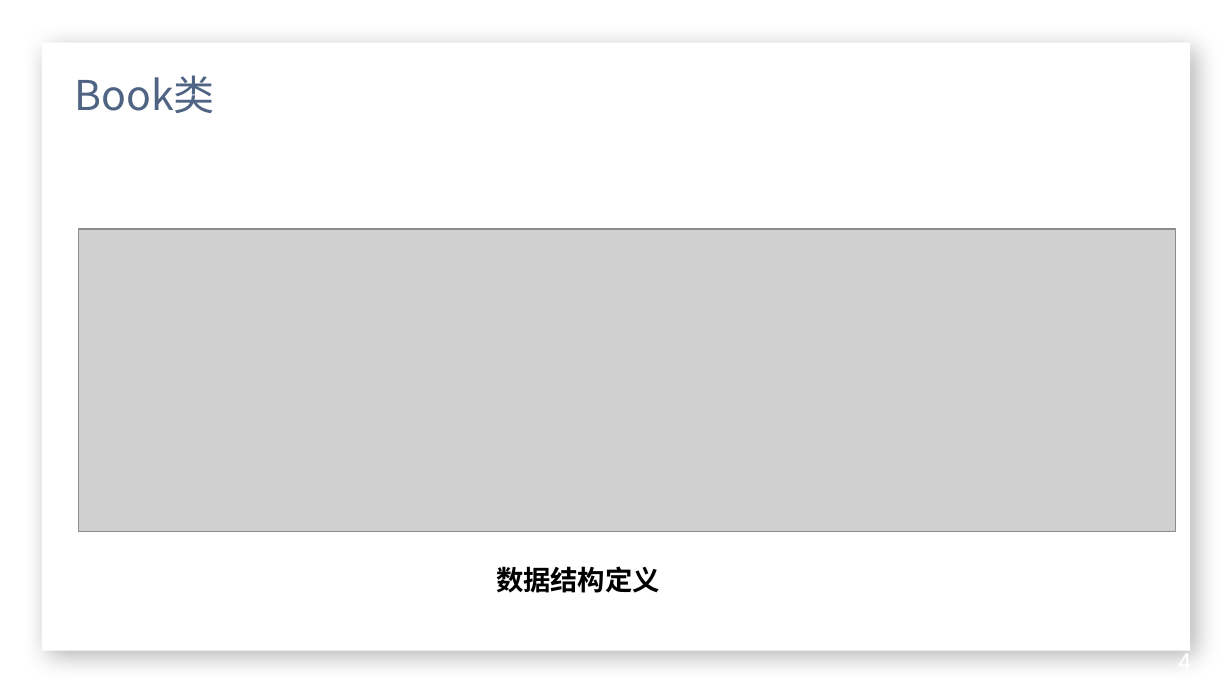
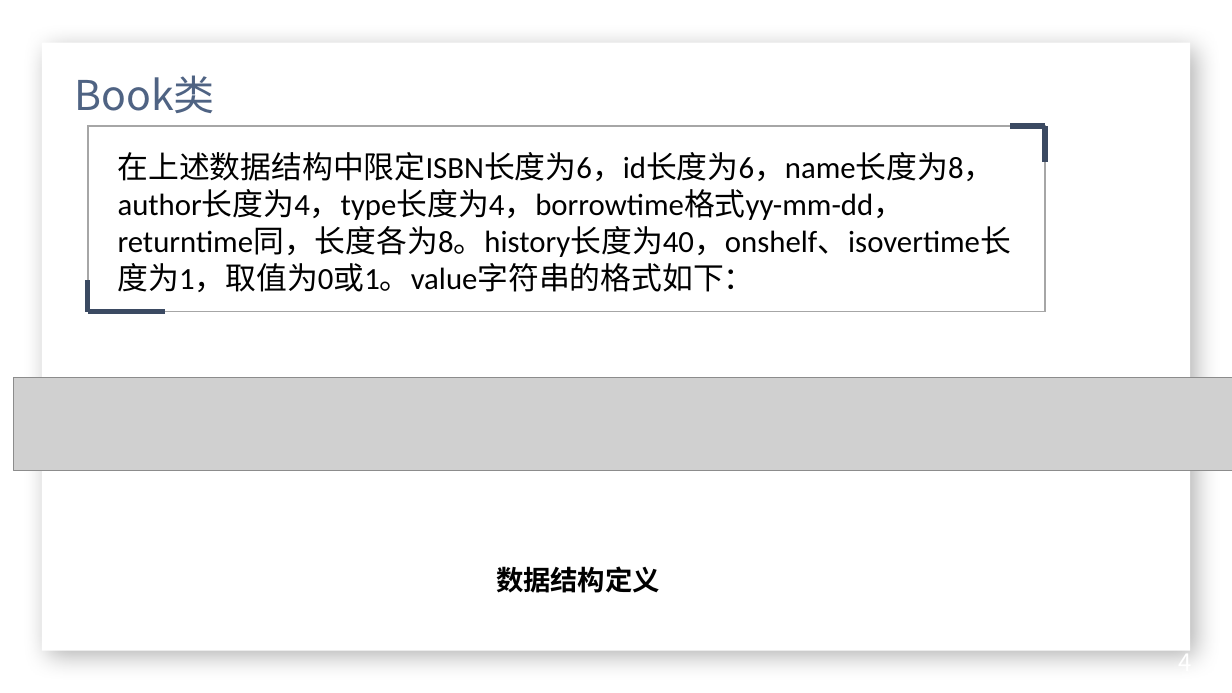
Before and after one commit to quanzixiu/Library-Management-System, a slide deck: slide 6 of 文档/展示PPT_第四周_补充_第五周.pptx. Drawn at 1232x693 pixels with LibreOffice and Linux fonts; fonts in the diff are those of the drawing; grey boxes stand for pictures; background and template pictures are left out. Boxes give left, top, right and bottom in pixels: in the first picture for what was removed or moved away, otherwise in the second. Text is boxed around its words. In the diff, an @@ line names an element or a change of style, - is before the commit and + after.

```diff
--- a/文档/展示PPT_第四周_补充_第五周.pptx
+++ b/文档/展示PPT_第四周_补充_第五周.pptx
@@ group added at (87, 126, 1045, 312): 4 lines, 1 rectangle, 1 text @@
+在上述数据结构中限定ISBN长度为6，id长度为6，name长度为8，author长度为4，type长度为4，borrowtime格式yy-mm-dd，returntime同，长度各为8。history长度为40，onshelf、isovertime长度为1，取值为0或1。value字符串的格式如下：
@@ picture removed at (79, 229, 1175, 531) @@
@@ picture added at (14, 378, 1232, 471) @@
```
Also in this commit, not shown: 3 other slides changed, 2 slides added, 2 slides removed, 4 other files.
